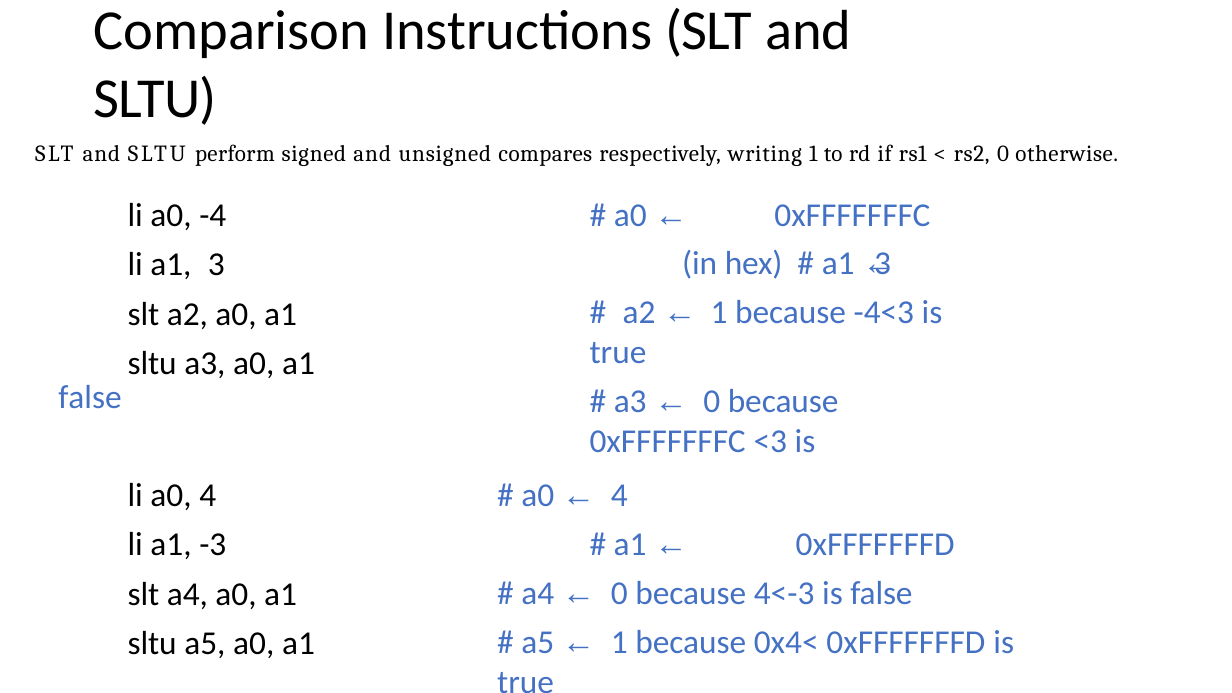
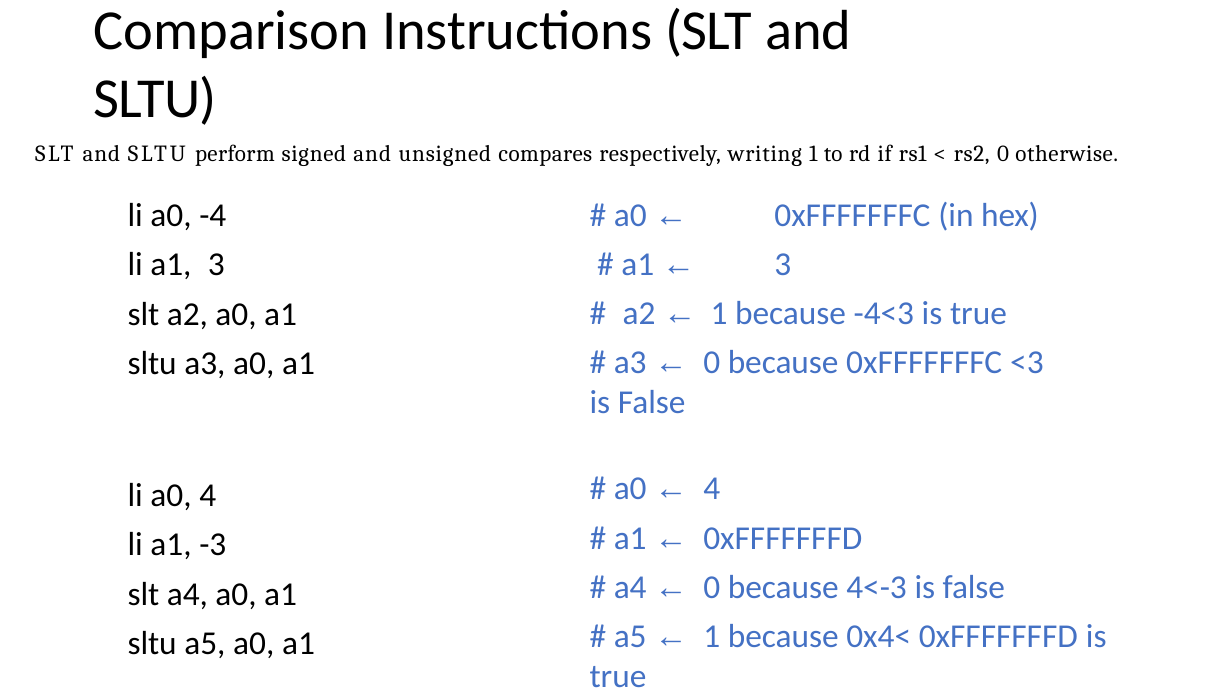
Before and after one commit to PG-DESD/CDAC_Sharing_Data, a slide deck: slide 57 of Microprocessor/TheoryLectures/RISC-V_Theory.pptx (slide 60 before the commit). Drawn at 1232x693 pixels with LibreOffice and Linux fonts; fonts in the diff are those of the drawing. Boxes give left, top, right and bottom in pixels: in the first picture for what was removed or moved away, otherwise in the second. Text is boxed around its words. In the diff, an @@ line names an element or a change of style, - is before the commit and + after.

```diff
--- a/Microprocessor/TheoryLectures/RISC-V_Theory.pptx
+++ b/Microprocessor/TheoryLectures/RISC-V_Theory.pptx
@@ text at box(614, 202, 1039, 275): text changed @@
-# a0 ← 0xFFFFFFFC (in hex) # a1 ← 3
+# a0 ← 0xFFFFFFFC (in hex)
+# a1 ← 3
@@ text at box(614, 350, 1043, 373): text changed @@
-# a3 ← 0 because 0xFFFFFFFC <3 is
+# a3 ← 0 because 0xFFFFFFFC <3 is False
@@ text removed at box(58, 385, 121, 408) @@
-false
@@ text "# a0 ← 4": place and size @@
-text "# a0 ← 4" at box(521, 484, 1014, 653)
+text "# a0 ← 4" at box(614, 477, 1107, 647)
@@ text at box(614, 527, 862, 549): indent changed; more space between paragraphs @@
```
Also in this commit, not shown: 23 other slides changed, 4 slides removed.
